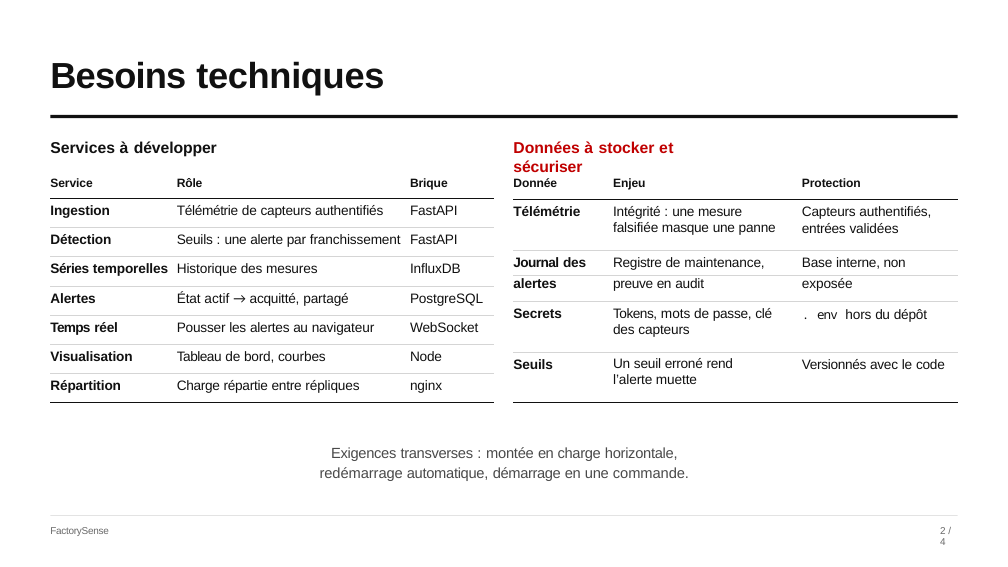
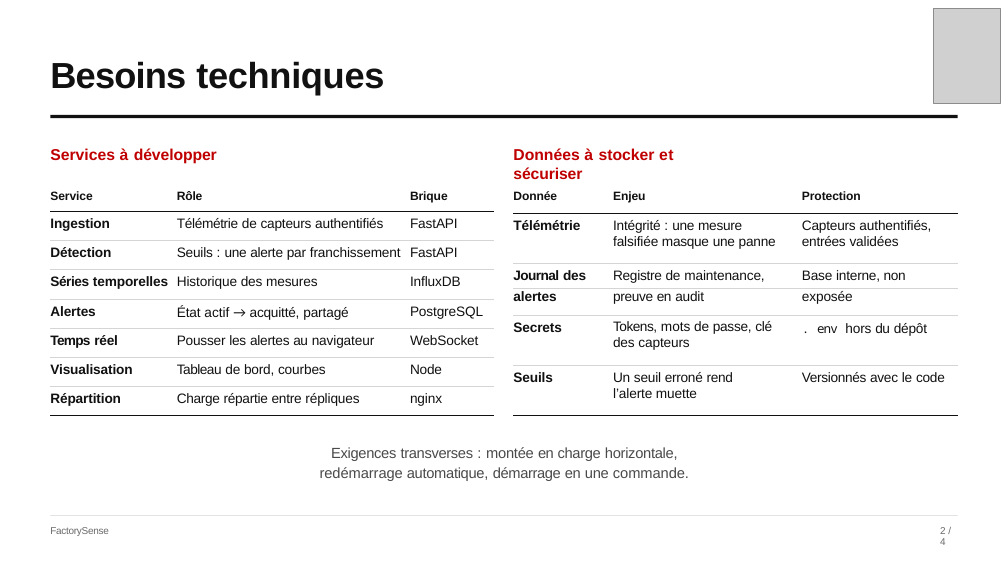
Before and after one commit to tVelard/FactorySense, a slide deck: slide 3 of presentation/slides.pptx. Drawn at 1008x567 pixels with LibreOffice and Linux fonts; fonts in the diff are those of the drawing; grey boxes stand for pictures. Boxes give left, top, right and bottom in pixels: in the first picture for what was removed or moved away, otherwise in the second. Text is boxed around its words. In the diff, an @@ line names an element or a change of style, - is before the commit and + after.

```diff
--- a/presentation/slides.pptx
+++ b/presentation/slides.pptx
@@ picture added at bbox=[934, 8, 1001, 103] @@
@@ text "Services à développer": place and size @@
-text "Services à développer" at bbox=[50, 141, 217, 157]
+text "Services à développer" at bbox=[50, 148, 217, 164]
@@ text "Services à développer" at bbox=[50, 148, 217, 164]: text colour #111111 to #C00000 @@
@@ text "Données à stocker et sécuriser": place and size @@
-text "Données à stocker et sécuriser" at bbox=[513, 141, 674, 172]
+text "Données à stocker et sécuriser" at bbox=[513, 148, 674, 179]
@@ table: place and size @@
-table at bbox=[51, 178, 495, 402]
+table at bbox=[51, 191, 495, 416]
@@ table: place and size @@
-table at bbox=[513, 178, 958, 402]
+table at bbox=[513, 191, 958, 416]
```
Also in this commit, not shown: 3 other slides changed.
